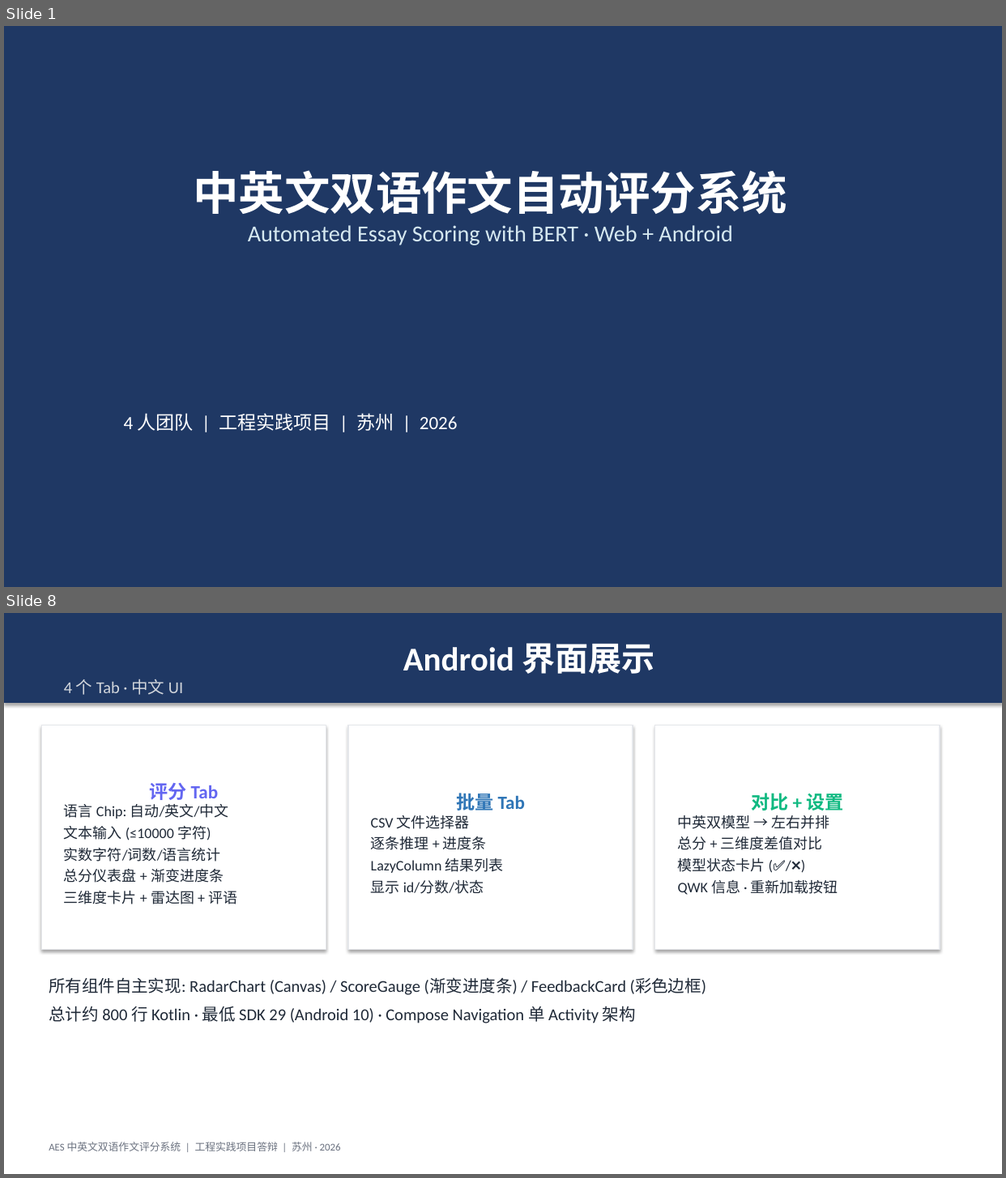
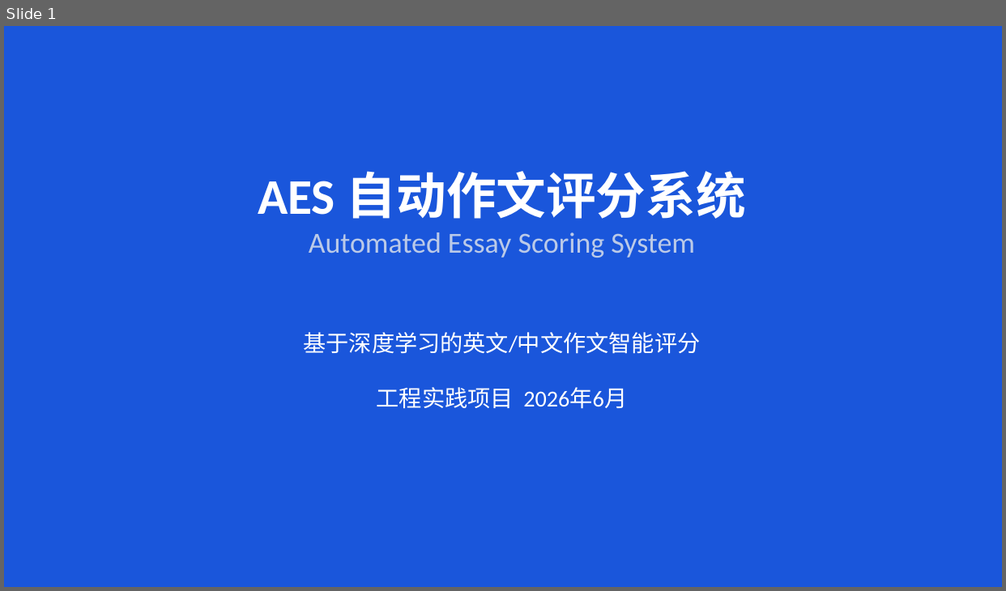
Before and after one commit to Dearsilly/lab, a slide deck: doc/AES_答辩PPT.pptx. Shown one above the other, each under a label of ours: slides 1 and 8 before the commit, slide 1 after it; the slides between them are not shown. The pictures are 1006x1178 and 1006x591 pixels, drawn with LibreOffice and Linux fonts; fonts in the diff are those of the drawing. Boxes give left, top, right and bottom in pixels: in the first picture for what was removed or moved away, otherwise in the second. Text is boxed around its words. In the diff, an @@ line names an element or a change of style, - is before the commit and + after.

```diff
--- a/doc/AES_答辩PPT.pptx
+++ b/doc/AES_答辩PPT.pptx
@@ slide 8 removed at (4, 613, 1002, 1174), background #FFFFFF @@
@@ rectangle removed at (4, 613, 1002, 703) @@
-Android 界面展示
-4 个 Tab · 中文 UI
@@ rectangle removed at (41, 726, 326, 950) @@
-评分 Tab
-语言 Chip: 自动/英文/中文
-文本输入 (≤10000 字符)
-实数字符/词数/语言统计
-总分仪表盘 + 渐变进度条
-三维度卡片 + 雷达图 + 评语
@@ rectangle removed at (348, 726, 633, 950) @@
-批量 Tab
-CSV 文件选择器
-逐条推理 + 进度条
-LazyColumn 结果列表
-显示 id/分数/状态
@@ rectangle removed at (655, 726, 940, 950) @@
-对比 + 设置
-中英双模型 → 左右并排
-总分 + 三维度差值对比
-模型状态卡片 (✅/❌)
-QWK 信息 · 重新加载按钮
@@ text removed at (49, 978, 706, 1024) @@
-所有组件自主实现: RadarChart (Canvas) / ScoreGauge (渐变进度条) / FeedbackCard (彩色边框)
-总计约 800 行 Kotlin · 最低 SDK 29 (Android 10) · Compose Navigation 单 Activity 架构
@@ text removed at (49, 1142, 341, 1152) @@
-AES 中英文双语作文评分系统 | 工程实践项目答辩 | 苏州 · 2026
@@ slide 1 changed as well @@
@@ background #1F3864 to #1A56DB @@
@@ text at (258, 171, 746, 258): text changed; size 22 to 28 pt; text colour #D5E8F0 to #BBCAE8 @@
-中英文双语作文自动评分系统
-Automated Essay Scoring with BERT · Web + Android
+AES 自动作文评分系统
+Automated Essay Scoring System
@@ text at (303, 332, 700, 409): text changed; size 18 to 22 pt @@
-4 人团队 | 工程实践项目 | 苏州 | 2026
+基于深度学习的英文/中文作文智能评分
+工程实践项目 2026年6月
```
Also in this commit, not shown: 1 other slide changed, 11 slides added, 10 other slides removed, 3 other files.
